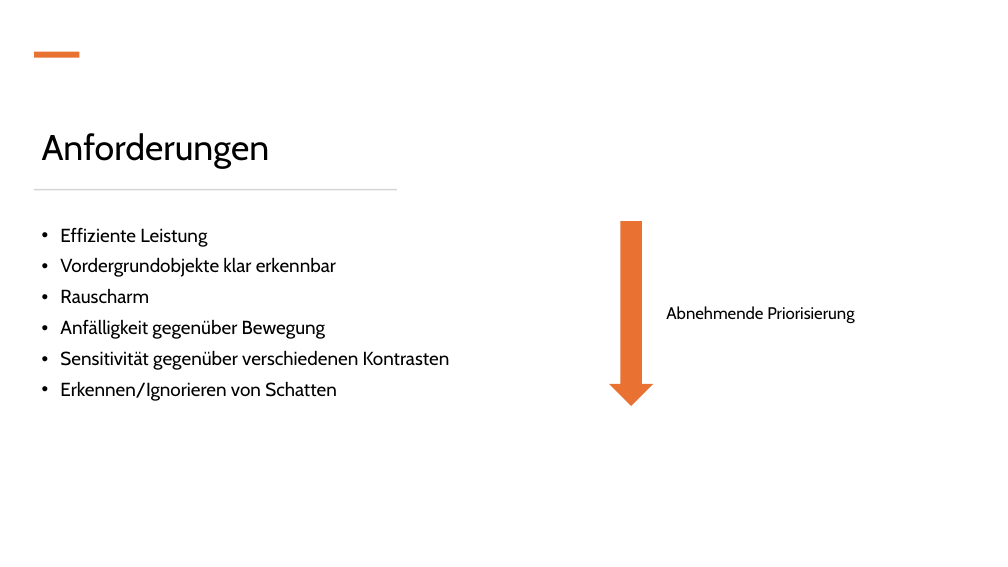
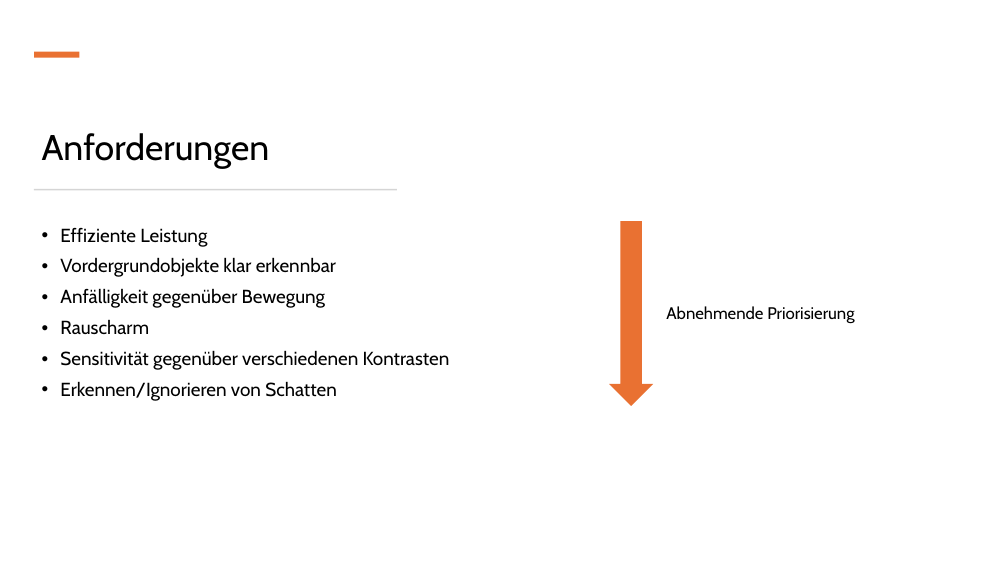
Before and after one commit to IntiGit/ComputerVisionGame, a slide deck: slide 6 of Präsentationen/Meilenstein_2.pptx. Drawn at 1008x567 pixels with LibreOffice and Linux fonts; fonts in the diff are those of the drawing. Boxes give left, top, right and bottom in pixels: in the first picture for what was removed or moved away, otherwise in the second. Text is boxed around its words. In the diff, an @@ line names an element or a change of style, - is before the commit and + after.

```diff
--- a/Präsentationen/Meilenstein_2.pptx
+++ b/Präsentationen/Meilenstein_2.pptx
@@ text at [60,288,326,308]: paragraph added @@
+• Anfälligkeit gegenüber Bewegung
@@ text at [60,319,326,339]: paragraph removed @@
-• Anfälligkeit gegenüber Bewegung
```
Also in this commit, not shown: 3 other slides changed, 1 slide added, 1 slide removed, 15 other files.
